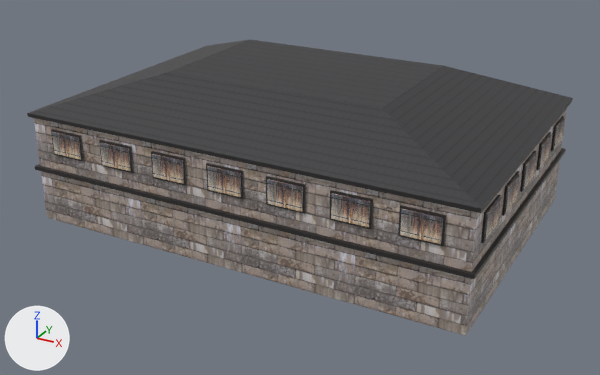
Two versions of the FBX model src/Game/Arrow/ArrowContent/Models/Town/immeuble3.fbx, one commit apart.
Both versions are drawn from a 50 mm camera at (1.613, -1.482, 1.0) aimed at (0.607, 0.346, 0.086). The axes (+X, +Y, +Z) are drawn at lower left. The lights are the same throughout. Where no turn or scale is listed for an object, it has been applied to the vertices. Vertices at the same position are counted once.
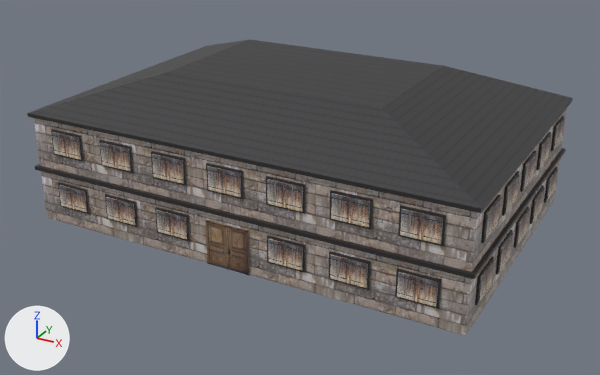
Pixel boxes (x1, y1, x2, y2) of what changed, in the pictures (600 x 375 px):
'fenetre_Cube', reshaped: before (51, 116, 565, 246); after (51, 116, 565, 309)
'Cube', added (brown): after (206, 220, 250, 276)
    faces in mat_material_002__immeuble3_porte_png (picture img_immeuble3_porte_png): (206, 221, 249, 276)
part 1 of me_fenetre_cube, added: after (58, 182, 90, 214)
part 2 of me_fenetre_cube, added: after (105, 194, 139, 227)
part 3 of me_fenetre_cube, added: after (155, 207, 190, 241)
part 4 of me_fenetre_cube, added: after (267, 235, 306, 273)
part 5 of me_fenetre_cube, added: after (329, 251, 371, 290)
part 6 of me_fenetre_cube, added: after (395, 268, 442, 309)
part 7 of me_fenetre_cube, added: after (475, 167, 558, 305)

The edits, one by one:
Picture 'immeuble3_porte.png' (img_immeuble3_porte_png) is new.
Material 'Material_002__immeuble3_porte_png' (mat_material_002__immeuble3_porte_png) is new.
Its texture is img_immeuble3_porte_png (with its transparency).
Material 'Material_NONE__immeuble3_porte_png' (mat_material_none__immeuble3_porte_png) is new.
Its texture is img_immeuble3_porte_png (with its transparency).
me_fenetre_cube is used by ob_fenetre_cube; location (0.0, 0.0, 0.0).
me_fenetre_cube had 12288 vertices, 6552 faces and spanned x -0.008..1.208, y -0.008..0.808, z 0.2..0.27.
me_fenetre_cube now has 24064 vertices, 12831 faces and spans x -0.008..1.208, y -0.008..0.808, z 0.05..0.27.
me_fenetre_cube part 1: the loose piece of 32 vertices spanning x 0.062..0.162, y -0.008..0.0, z 0.2..0.27 is copied, and the copy is moved by (0.0, 0.0, -0.15); it spans x 0.062..0.162, y -0.008..0.0, z 0.05..0.12.
me_fenetre_cube part 2: the loose piece of 32 vertices spanning x 0.225..0.325, y -0.008..0.0, z 0.2..0.27 is copied, and the copy is moved by (0.0, 0.0, -0.15); it spans x 0.225..0.325, y -0.008..0.0, z 0.05..0.12.
me_fenetre_cube part 3: the loose piece of 32 vertices spanning x 0.387..0.487, y -0.008..0.0, z 0.2..0.27 is copied, and the copy is moved by (0.0, 0.0, -0.15); it spans x 0.387..0.487, y -0.008..0.0, z 0.05..0.12.
me_fenetre_cube part 4: the loose piece of 32 vertices spanning x 0.712..0.812, y -0.008..0.0, z 0.2..0.27 is copied, and the copy is moved by (0.0, 0.0, -0.15); it spans x 0.712..0.812, y -0.008..0.0, z 0.05..0.12.
me_fenetre_cube part 5: the loose piece of 32 vertices spanning x 0.875..0.975, y -0.008..0.0, z 0.2..0.27 is copied, and the copy is moved by (0.0, 0.0, -0.15); it spans x 0.875..0.975, y -0.008..0.0, z 0.05..0.12.
me_fenetre_cube part 6: the loose piece of 32 vertices spanning x 1.038..1.137, y -0.008..0.0, z 0.2..0.27 is copied, and the copy is moved by (0.0, 0.0, -0.15); it spans x 1.038..1.137, y -0.008..0.0, z 0.05..0.12.
me_fenetre_cube part 7: 8704 vertices added at x -0.008..1.208, y 0.05..0.808, z 0.05..0.12.
Mesh me_cube is new.
It has 36 vertices, 28 faces and spans x 0.54..0.66, y -0.005..0.0, z 0.0..0.12.
Faces by material slot: [16, 12].
It uses material mat_material_002__immeuble3_porte_png (picture img_immeuble3_porte_png).
It uses material mat_material_none__immeuble3_porte_png (picture img_immeuble3_porte_png).
Object 'Cube' (ob_cube) is new; it shows me_cube.
Its location is (0.0, 0.0, 0.0).
